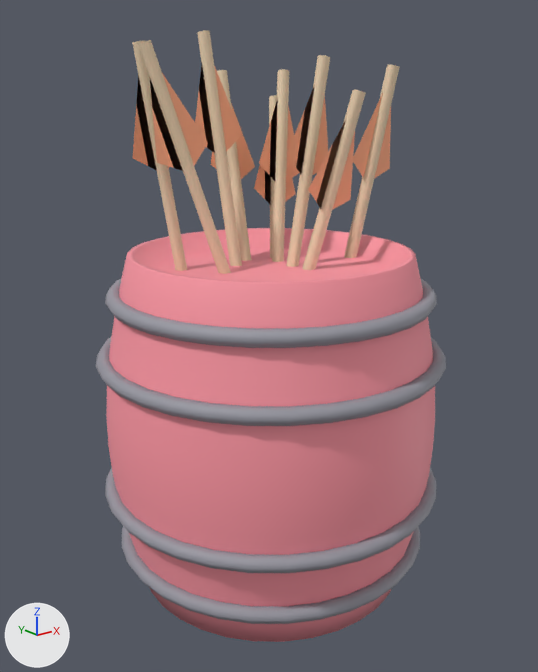
Before and after pictures for a commit that changed the glTF model assets/meshes/ArrowBarrel.glb.
Both versions are drawn from a 50 mm camera at (-3.42, -4.25, 3.64) aimed at (-0.03, -0.02, 1.95). Every picture has the same lights, and +X, +Y and +Z are marked at lower left. The older version comes first. Vertices at exactly the same position are counted once.

Objects in the first picture: 'Barrel', 'Feathers', 'Hoops', 'Shafts'.
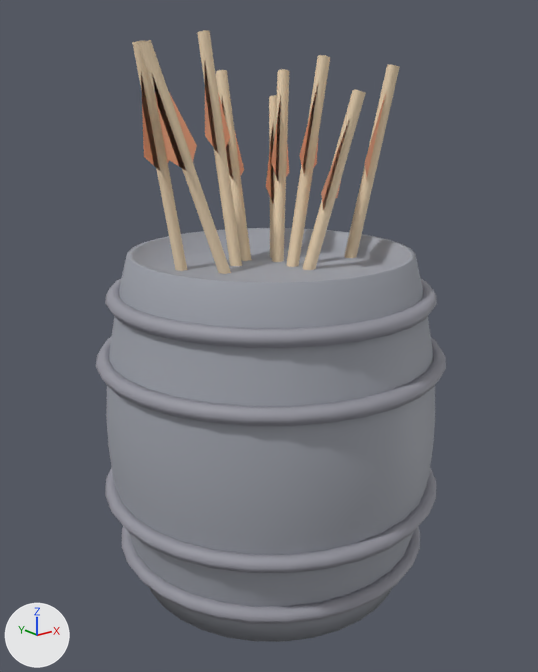
The edits, one by one:
Material 'Barrel' (mat_barrel) changes colour from pink #ff98a4 to grey #9fa2ab; in linear values from (1.0, 0.314, 0.373) to (0.345, 0.361, 0.408).
me_feathers is used by ob_feathers; location (0.0, 0.0, 0.0).
me_feathers had 36 vertices, 18 faces and spanned x -0.82..1.19, y -0.27..0.89, z 2.82..4.09.
me_feathers now has 36 vertices, 18 faces and spans x -0.79..1.16, y -0.3..0.89, z 2.82..4.09.
Part 1, on me_feathers:
Vertex 3 of me_feathers moves from (-0.38, 0.53, 3.33) to (-0.41, 0.64, 3.31).
Vertex 5 of me_feathers moves from (0.19, 0.06, 3.28) at pixel (286, 154) to (0.22, -0.05, 3.28) at pixel (299, 155).
Vertex 7 of me_feathers moves from (0.63, 0.06, 3.19) to (0.6, 0.17, 3.19) at pixel (316, 163).
Vertex 9 of me_feathers moves from (0.19, 0.39, 3.2) at pixel (258, 163) to (0.23, 0.28, 3.21) at pixel (271, 162).
Vertex 11 of me_feathers moves from (0.63, 0.39, 3.11) to (0.59, 0.5, 3.1) at pixel (289, 172).
Vertex 15 of me_feathers moves from (-0.33, 0.3, 3.37) at pixel (208, 142) to (-0.36, 0.41, 3.35) at pixel (196, 145).
Vertex 17 of me_feathers moves from (-0.06, 0.68, 3.18) at pixel (210, 164) to (-0.03, 0.57, 3.21).
Vertex 19 of me_feathers moves from (0.38, 0.68, 3.15) at pixel (255, 166) to (0.35, 0.78, 3.11) at pixel (244, 169).
Vertex 21 of me_feathers moves from (0.19, -0.19, 3.05) at pixel (308, 189) to (0.21, -0.3, 3.03) at pixel (321, 193).
Vertex 23 of me_feathers moves from (0.61, -0.19, 2.94) at pixel (350, 199) to (0.59, -0.08, 2.96) at pixel (337, 196).
Vertex 25 of me_feathers moves from (0.76, -0.05, 3.22) to (0.79, -0.16, 3.21) at pixel (364, 162).
Vertex 27 of me_feathers moves from (1.19, -0.05, 3.13) at pixel (389, 168) to (1.16, 0.06, 3.15) at pixel (377, 166).
Vertex 29 of me_feathers moves from (-0.33, 0.5, 3.39) to (-0.3, 0.39, 3.41) at pixel (204, 135).
Vertex 31 of me_feathers moves from (0.11, 0.5, 3.4) at pixel (241, 135) to (0.09, 0.61, 3.38) at pixel (230, 138).
Vertex 33 of me_feathers moves from (0.21, 0.48, 3.0) at pixel (254, 188) to (0.24, 0.37, 3.02) at pixel (265, 186).
Vertex 35 of me_feathers moves from (0.64, 0.48, 2.93) at pixel (295, 193) to (0.61, 0.58, 2.91).
Part 2, on me_feathers:
Vertex 1 of me_feathers moves from (-0.82, 0.53, 3.27) at pixel (132, 158) to (-0.79, 0.42, 3.29) at pixel (143, 157).
Vertex 13 of me_feathers moves from (-0.76, 0.3, 3.25) at pixel (156, 162) to (-0.73, 0.19, 3.28) at pixel (168, 159).

What differs and where, as boxes [x1, y1, x2, y2] in the pictures (538 x 672 px; the box of a moved part takes in the faces that stretch with it):
'Barrel', recoloured (pink to grey): [106, 228, 435, 642] in both
'Feathers', reshaped: before [133, 65, 391, 210]; after [141, 65, 386, 210]
part 1 of me_feathers, moved or reshaped: before [162, 65, 391, 210]; after [155, 65, 386, 210]
part 2 of me_feathers, moved or reshaped: before [133, 75, 183, 171]; after [141, 74, 186, 171]
